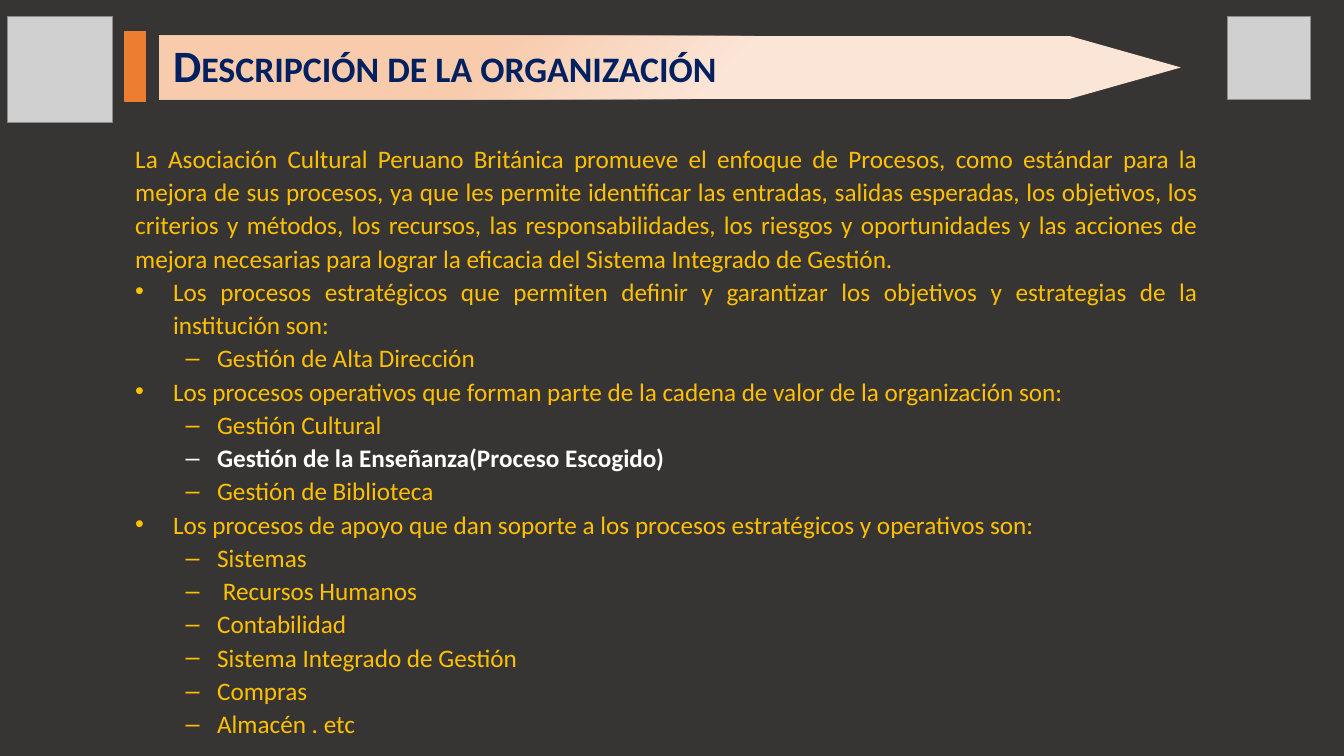
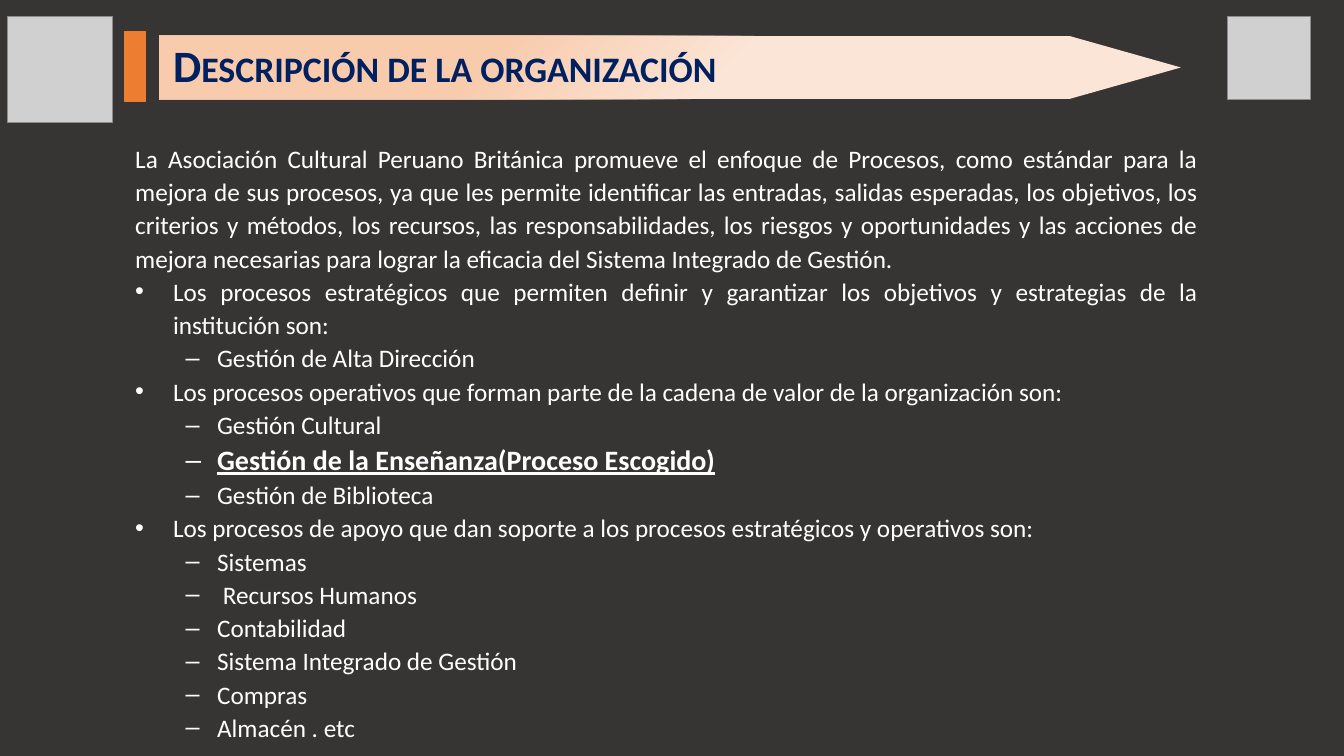
Before and after one commit to rojfrank/ing_req_rr, a slide deck: slide 6 of Requerimiento_Presentacion1.pptx. Drawn at 1344x756 pixels with LibreOffice and Linux fonts; fonts in the diff are those of the drawing; grey boxes stand for pictures; background and template pictures are left out; a plain dark background stands for a picture behind light text. Boxes give left, top, right and bottom in pixels: in the first picture for what was removed or moved away, otherwise in the second. Text is boxed around its words. In the diff, an @@ line names an element or a change of style, - is before the commit and + after.

```diff
--- a/Requerimiento_Presentacion1.pptx
+++ b/Requerimiento_Presentacion1.pptx
@@ text "La Asociación Cultural Peruano Británica ..." at bbox=[135, 150, 1197, 737]: text colour #FFC000 to #FFFFFF; size 18 to 20 pt, underline on in "Gestión de la Enseñanza(Proceso Escogido)" @@
```
Also in this commit, not shown: 13 other slides changed, 11 slides added, 1 slide removed, 1 other file.
